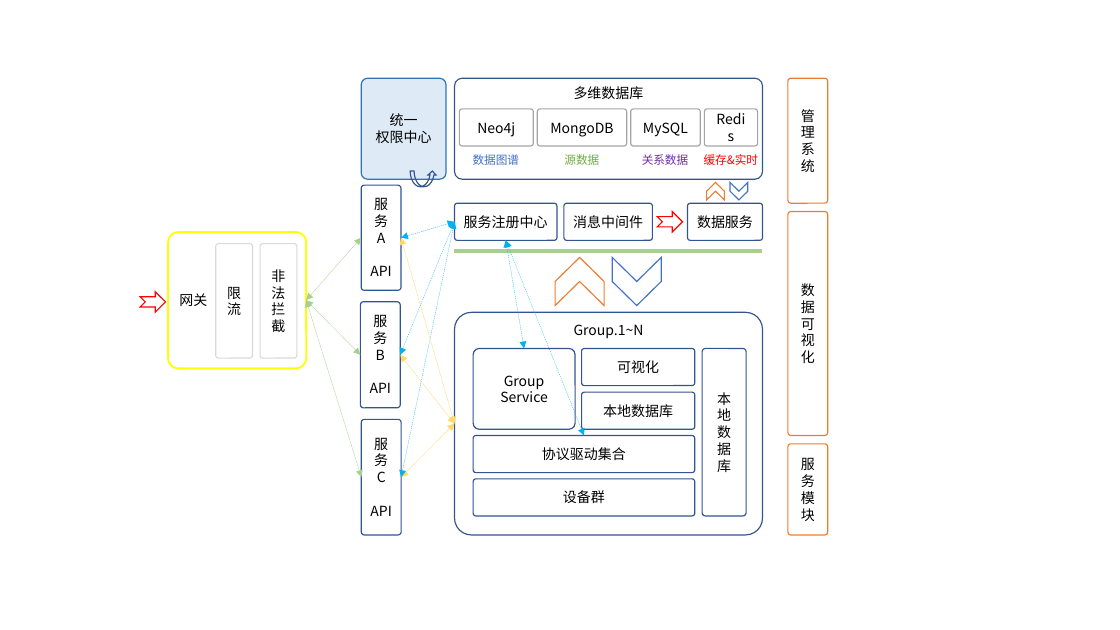
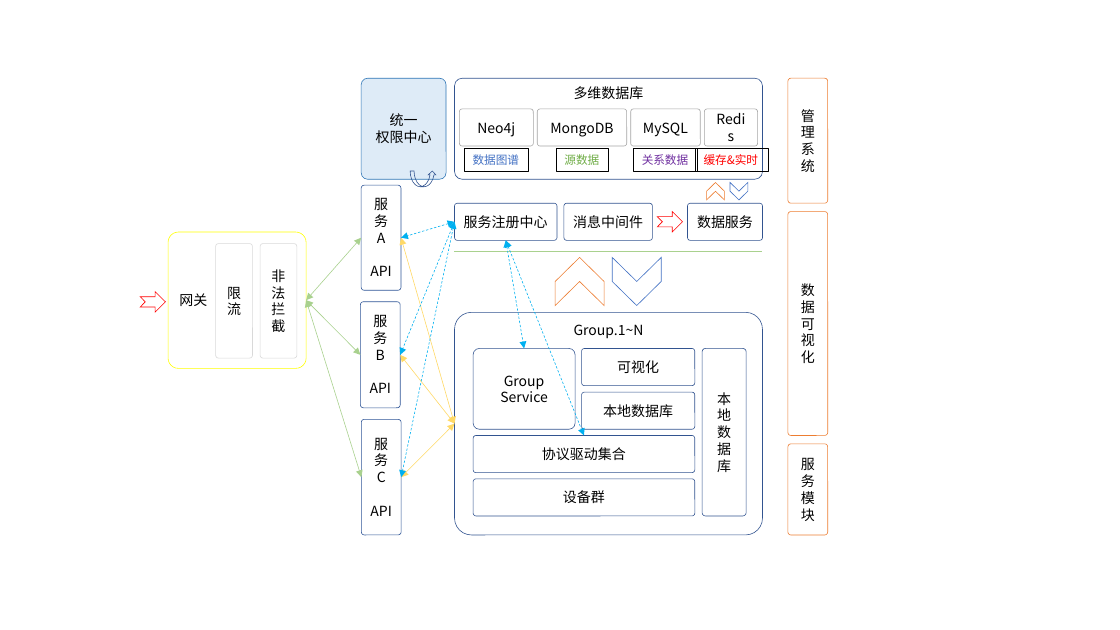
Before and after one commit to pnoker/iot-dc3, a slide deck: slide 9 of dc3/doc/framework/iot-dc3-architecture.pptx. Drawn at 1120x630 pixels with LibreOffice and Linux fonts; fonts in the diff are those of the drawing. Boxes give left, top, right and bottom in pixels: in the first picture for what was removed or moved away, otherwise in the second. Text is boxed around its words. In the diff, an @@ line names an element or a change of style, - is before the commit and + after.

```diff
--- a/dc3/doc/framework/iot-dc3-architecture.pptx
+++ b/dc3/doc/framework/iot-dc3-architecture.pptx
@@ rounded rectangle "统一" at (361,78,446,179): outline #2E75B6 1 pt to #2E75B6 0.5 pt @@
@@ outline #A5A5A5 1 pt to #A5A5A5 0.5 pt in 4 elements at (538,109,627,146), (631,109,701,146), (705,109,758,146), (460,109,534,146) @@
@@ 4 rectangles: place and size @@
-4 rectangles at (473,154,758,165)
+4 rectangles at (465,149,769,171)
@@ outline none to #000000 0.5 pt in 4 elements at (465,149,528,171), (556,149,608,171), (634,149,697,171), (696,149,769,171) @@
@@ outline #325491 1 pt to #325491 0.5 pt in 12 elements at (473,349,575,429), (581,349,695,386), (581,392,695,429), (473,435,695,472), (473,479,695,516), (455,313,763,535), (702,349,746,516), (455,78,763,179), (455,203,557,240), (564,203,652,240), (687,203,762,240), (410,171,436,187) @@
@@ chevron at (730,182,748,200): outline #4472C4 1 pt to #4472C4 0.5 pt @@
@@ rounded rectangle "网关" at (168,232,306,368): outline #FFFF00 1.5 pt to #FFFF00 0.5 pt @@
@@ double arrow (306, 300) - (361, 238): stroke #A9D18E 0.25 pt to #A9D18E 0.5 pt @@
@@ double arrow (455, 222) - (400, 355): stroke #00B0F0 0.25 pt dashed to #00B0F0 0.5 pt dashed @@
@@ double arrow (455, 423) - (401, 238): stroke #FFD966 0.25 pt to #FFD966 0.5 pt @@
@@ double arrow (455, 222) - (401, 238): stroke #00B0F0 0.25 pt dashed to #00B0F0 0.5 pt dashed @@
@@ double arrow (455, 222) - (402, 477): stroke #00B0F0 0.25 pt dashed to #00B0F0 0.5 pt dashed @@
@@ notched right arrow at (658,212,683,232): outline #FF0000 1 pt to #FF0000 0.5 pt @@
@@ line (455, 251) - (763, 251): stroke #A9D18E 3 pt to #A9D18E 0.5 pt @@
@@ double arrow (506, 240) - (524, 349): stroke #00B0F0 0.25 pt dashed to #00B0F0 0.5 pt dashed @@
@@ double arrow (506, 240) - (584, 435): stroke #00B0F0 0.25 pt dashed to #00B0F0 0.5 pt dashed @@
@@ outline #ED7D31 1 pt to #ED7D31 0.5 pt in 5 elements at (788,212,828,436), (788,78,828,203), (788,444,828,535), (707,182,724,200), (555,258,604,305) @@
@@ chevron at (612,258,661,305): outline #4472C4 1 pt to #4472C4 0.5 pt @@
@@ notched right arrow at (140,292,166,312): outline #FF0000 1 pt to #FF0000 0.5 pt @@
@@ double arrow (306, 300) - (361, 477): stroke #A9D18E 0.25 pt to #A9D18E 0.5 pt @@
@@ double arrow (306, 300) - (360, 355): stroke #A9D18E 0.25 pt to #A9D18E 0.5 pt @@
@@ double arrow (455, 423) - (400, 355): stroke #FFD966 0.25 pt to #FFD966 0.5 pt @@
@@ outline #2F5597 1 pt to #2F5597 0.5 pt in 3 elements at (361,185,401,290), (360,302,400,408), (361,419,401,535) @@
@@ double arrow (455, 423) - (402, 477): stroke #FFD966 0.25 pt to #FFD966 0.5 pt @@
```
Also in this commit, not shown: 8 other files.
